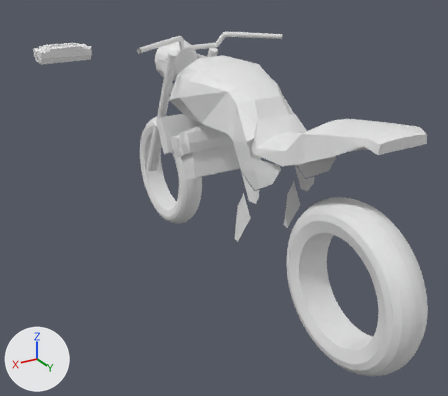
What one commit did to the Blender file blender/cb400sf_main.blend.
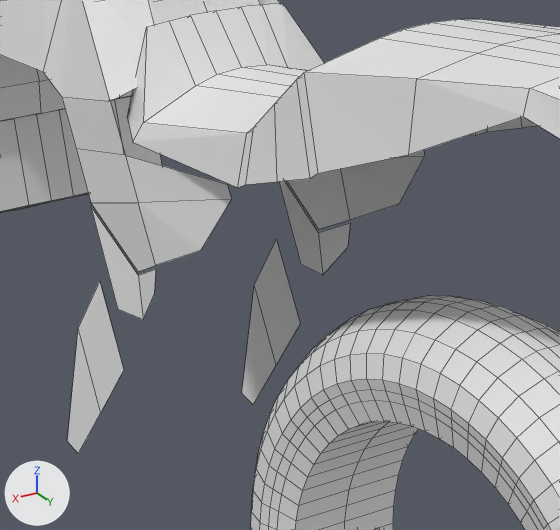
Each version is shown whole from a camera (50 mm lens) standing at (1352.0, 2036.0, 1464.0) and looking at (-184.0, -525.0, 184.0), then close up on the part from 48% to 83% of the width and 29% to 67% of the height. Lighting does not change. The marker at lower left points along +X, +Y and +Z. The older version's two pictures come first. The close-ups show mesh edges as thin lines.

The scene before the commit, as lines of its bpy script (objects in view):
```python
me_円柱_003 = bpy.data.meshes.new('円柱.003')
me_円柱_003.from_pydata(...)  # 1152 vertices, 1152 faces; spans x -181.0..181.0, y -729.0..729.0, z -3496.0..3496.0
me_立方体_011 = bpy.data.meshes.new('立方体.011')
me_立方体_011.from_pydata(...)  # 12 vertices, 5 faces; spans x 569.0..637.0, y 250.0..1260.0, z -1900.0..-783.0
me_立方体_018 = bpy.data.meshes.new('立方体.018')
me_立方体_018.from_pydata(...)  # 12 vertices, 4 faces; spans x 569.0..607.0, y 288.0..869.0, z -3522.0..-1617.0
ob_タイヤの断面_2 = bpy.data.objects.new('タイヤの断面.2', me_円柱_003)
ob_タイヤの断面_2.location = (0.0, 644.0, 317.0)
ob_タイヤの断面_2.scale = (0.435, 0.435, 0.0906)
ob_立方体_006 = bpy.data.objects.new('立方体.006', me_立方体_018)
ob_立方体_006.location = (0.0, -13.0, 869.0)
ob_立方体_006.scale = (0.216, 0.311, 0.166)
_m = ob_立方体_006.modifiers.new('ミラー', 'MIRROR')
ob_立方体_007 = bpy.data.objects.new('立方体.007', me_立方体_011)
ob_立方体_007.location = (0.0, -13.0, 869.0)
ob_立方体_007.scale = (0.216, 0.311, 0.166)
_m = ob_立方体_007.modifiers.new('ミラー', 'MIRROR')
# also in view: '立方体.004' at (0.0, 478.0, 814.0); '3.001' at (4.0, -233.0, 523.0); 'タンク' at (0.0, -138.0, 831.0); 'enjin.002' at (4.0, -279.0, 619.0)
```
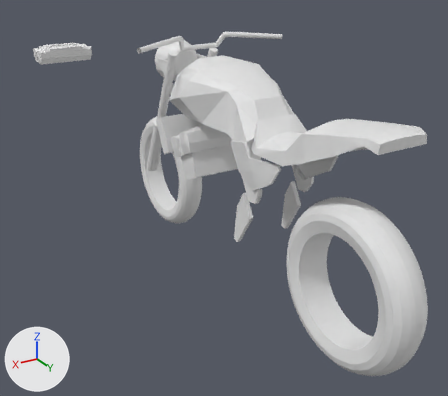
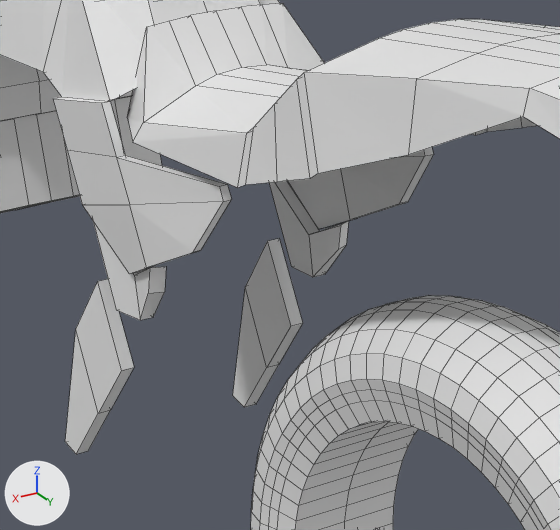
Commit message: blender/cb400sf_main.blendのバイナリファイルを更新

Boxes (x1, y1, x2, y2) around the edits, measured in the close-ups (560 x 530 px):
'立方体.007', modifiers changed: before (62, 97, 425, 272); after (53, 60, 433, 274)
'立方体.006', moved, modifiers changed: before (67, 181, 350, 454); after (65, 181, 349, 454)

The change in detail:
me_立方体_018 is used by ob_立方体_006; location (0.0, -13.0, 869.0); scale (0.216, 0.311, 0.166).
me_立方体_018 had 12 vertices, 4 faces and spanned x 569.0..607.0, y 288.0..869.0, z -3522.0..-1617.0.
me_立方体_018 now has 12 vertices, 4 faces and spans x 506.0..543.0, y 248.0..829.0, z 1719.0..3624.0.
me_立方体_018 part 1: the whole mesh is moved by (-63.0, -40.0, 5241.0).
Object '立方体.007' (ob_立方体_007) gains a SOLIDIFY modifier named 'ソリッド化'.
Modifier setting: thickness = 50.0.
Modifier setting: offset = 1.0.
Object '立方体.006' (ob_立方体_006) moves from (0.0, -13.0, 869.0) to (0.0, 0.0, 0.0).
Object '立方体.006' (ob_立方体_006) gains a SOLIDIFY modifier named 'ソリッド化'.
Modifier setting: thickness = 80.0.
Modifier setting: offset = 1.0.
